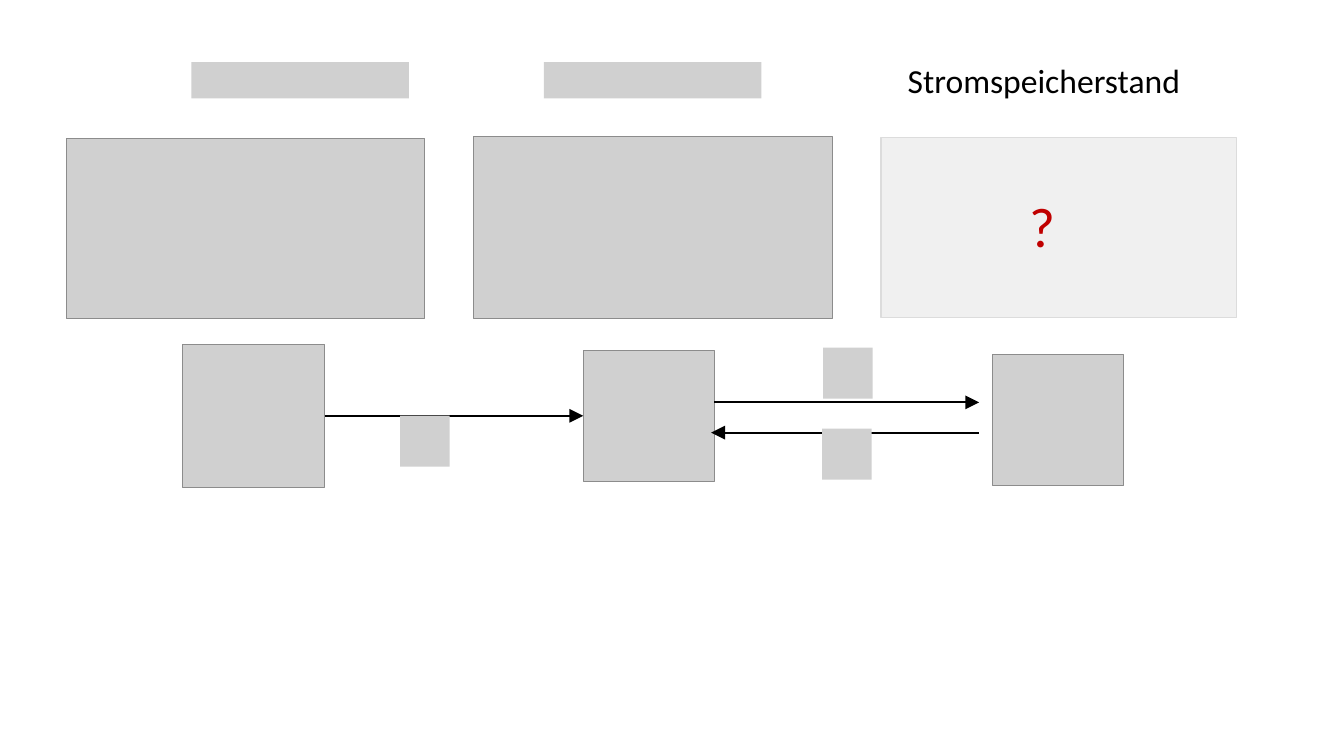
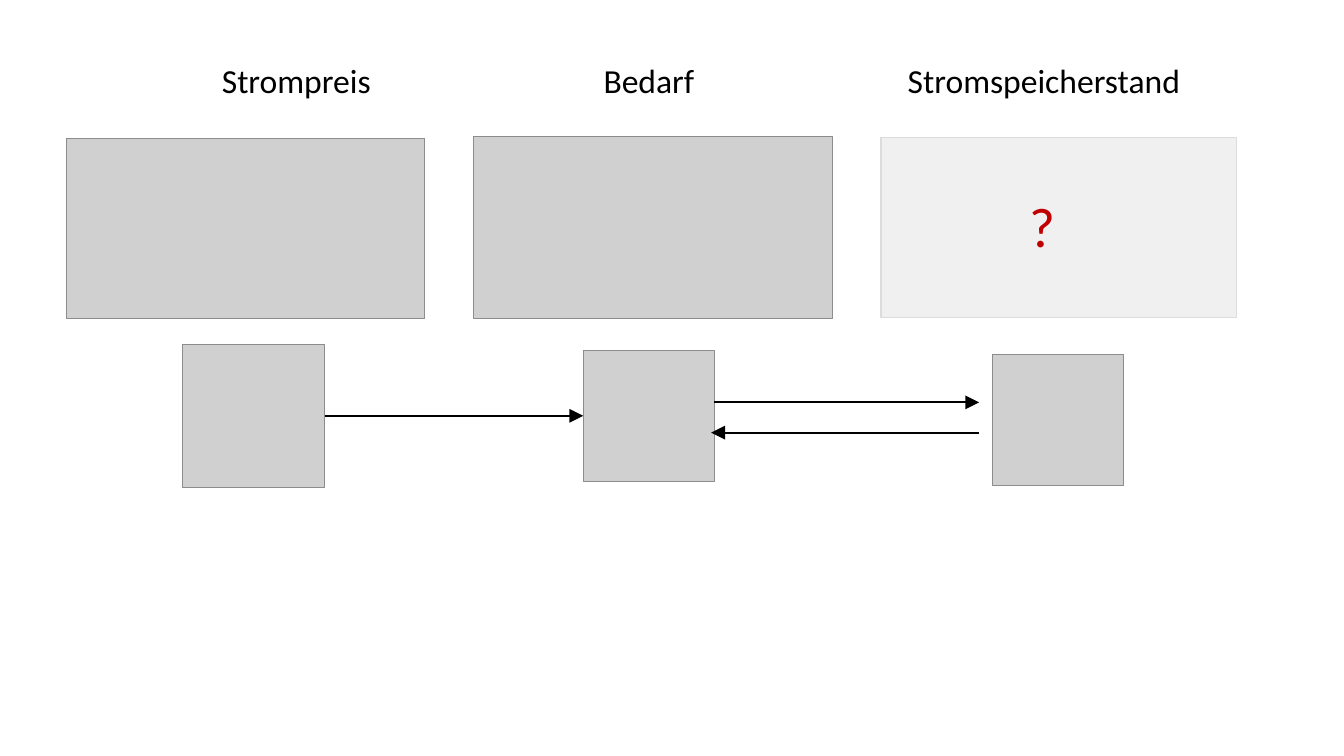
Before and after one commit to djanka2/oms-skript, a slide deck: slide 15 of sketches.pptx. Drawn at 1344x756 pixels with LibreOffice and Linux fonts; fonts in the diff are those of the drawing; grey boxes stand for pictures. Boxes give left, top, right and bottom in pixels: in the first picture for what was removed or moved away, otherwise in the second. Text is boxed around its words. In the diff, an @@ line names an element or a change of style, - is before the commit and + after.

```diff
--- a/sketches.pptx
+++ b/sketches.pptx
@@ text added at bbox=[222, 70, 371, 99], 24 pt, text #000000 @@
+Strompreis
@@ text added at bbox=[604, 69, 695, 94], 24 pt, text #000000 @@
+Bedarf
@@ group removed at bbox=[192, 63, 873, 479]: 5 pictures @@
```
Also in this commit, not shown: 12 other slides changed, 4 slides added, 22 other files.
